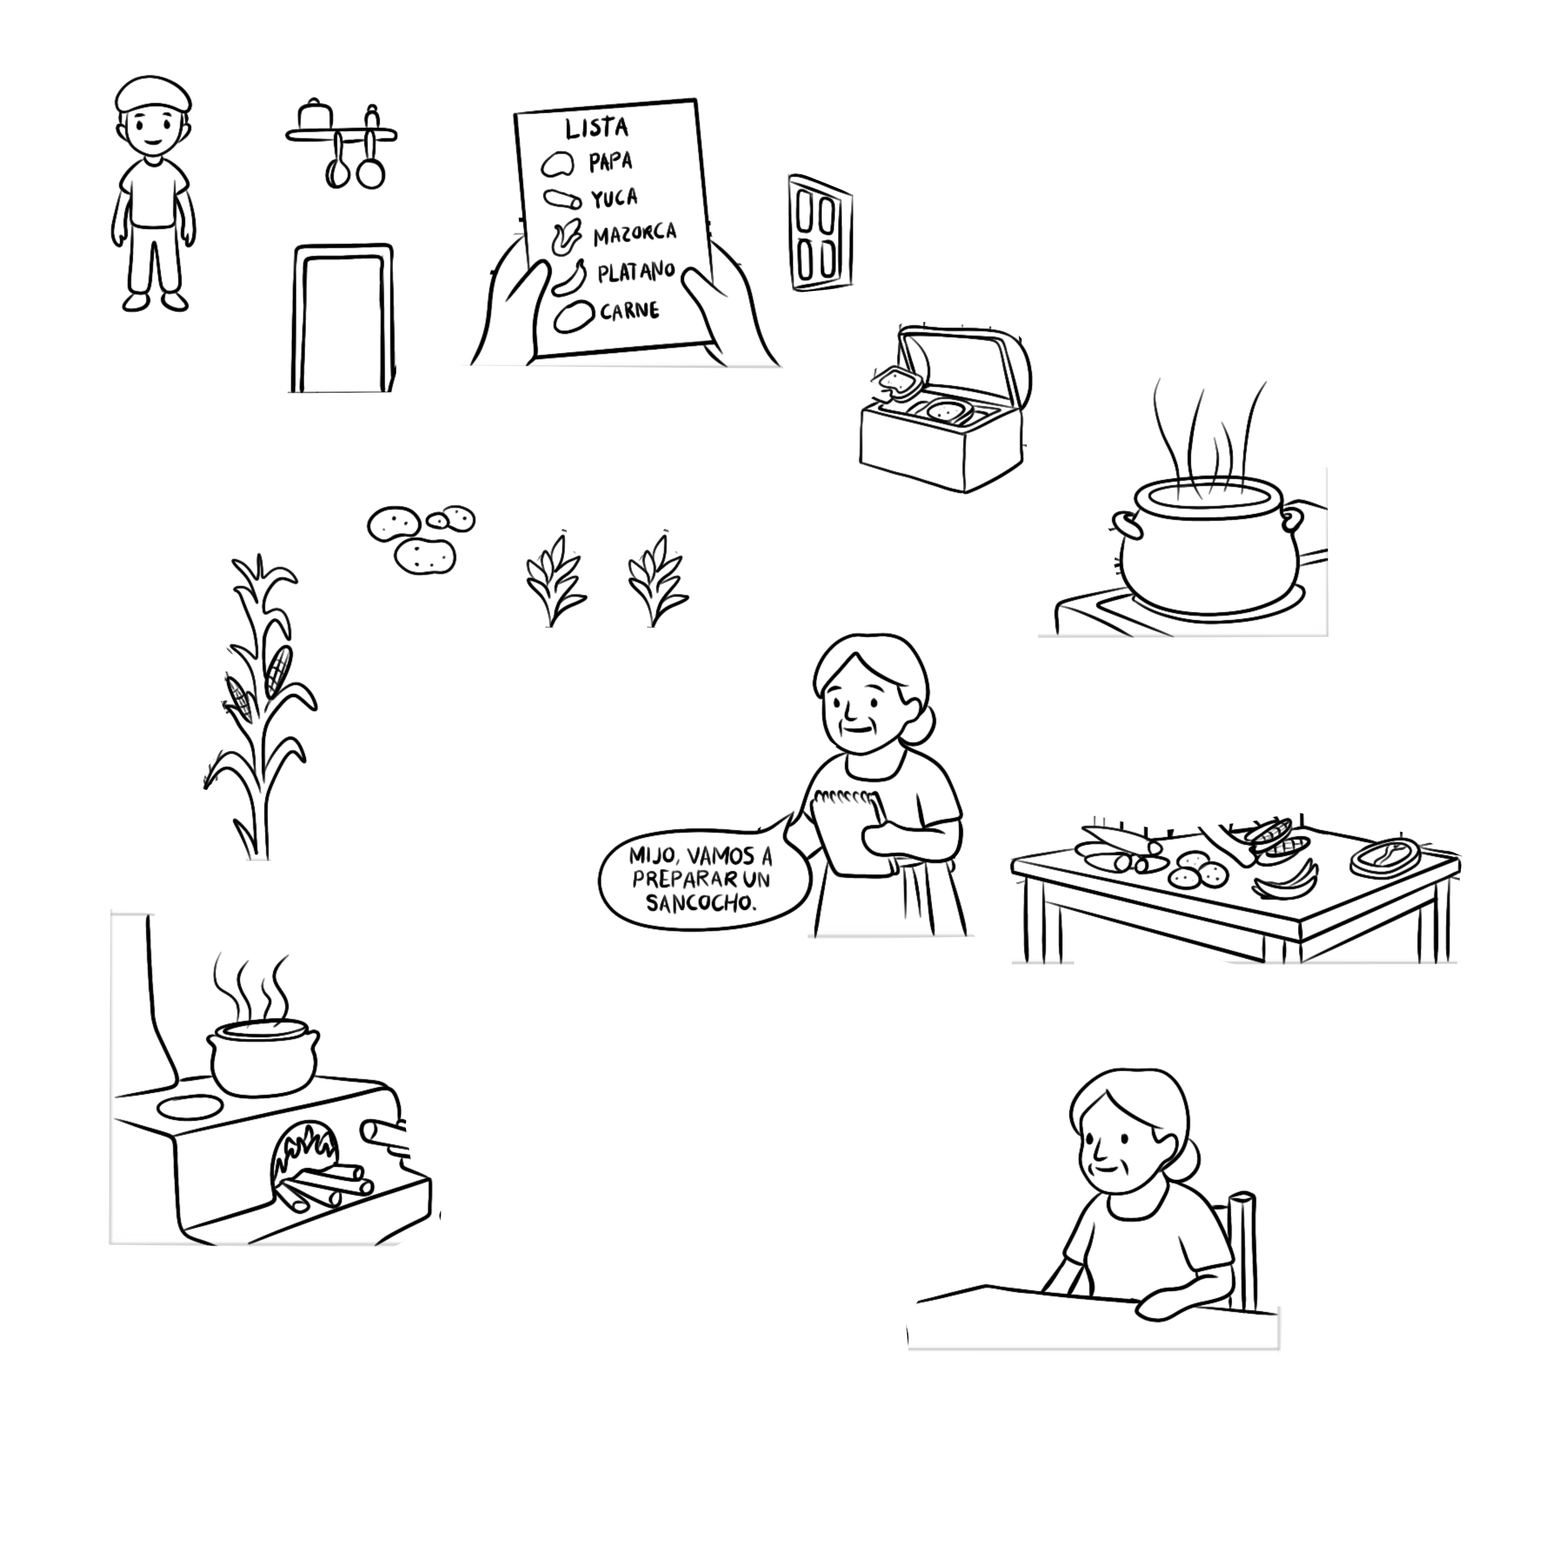
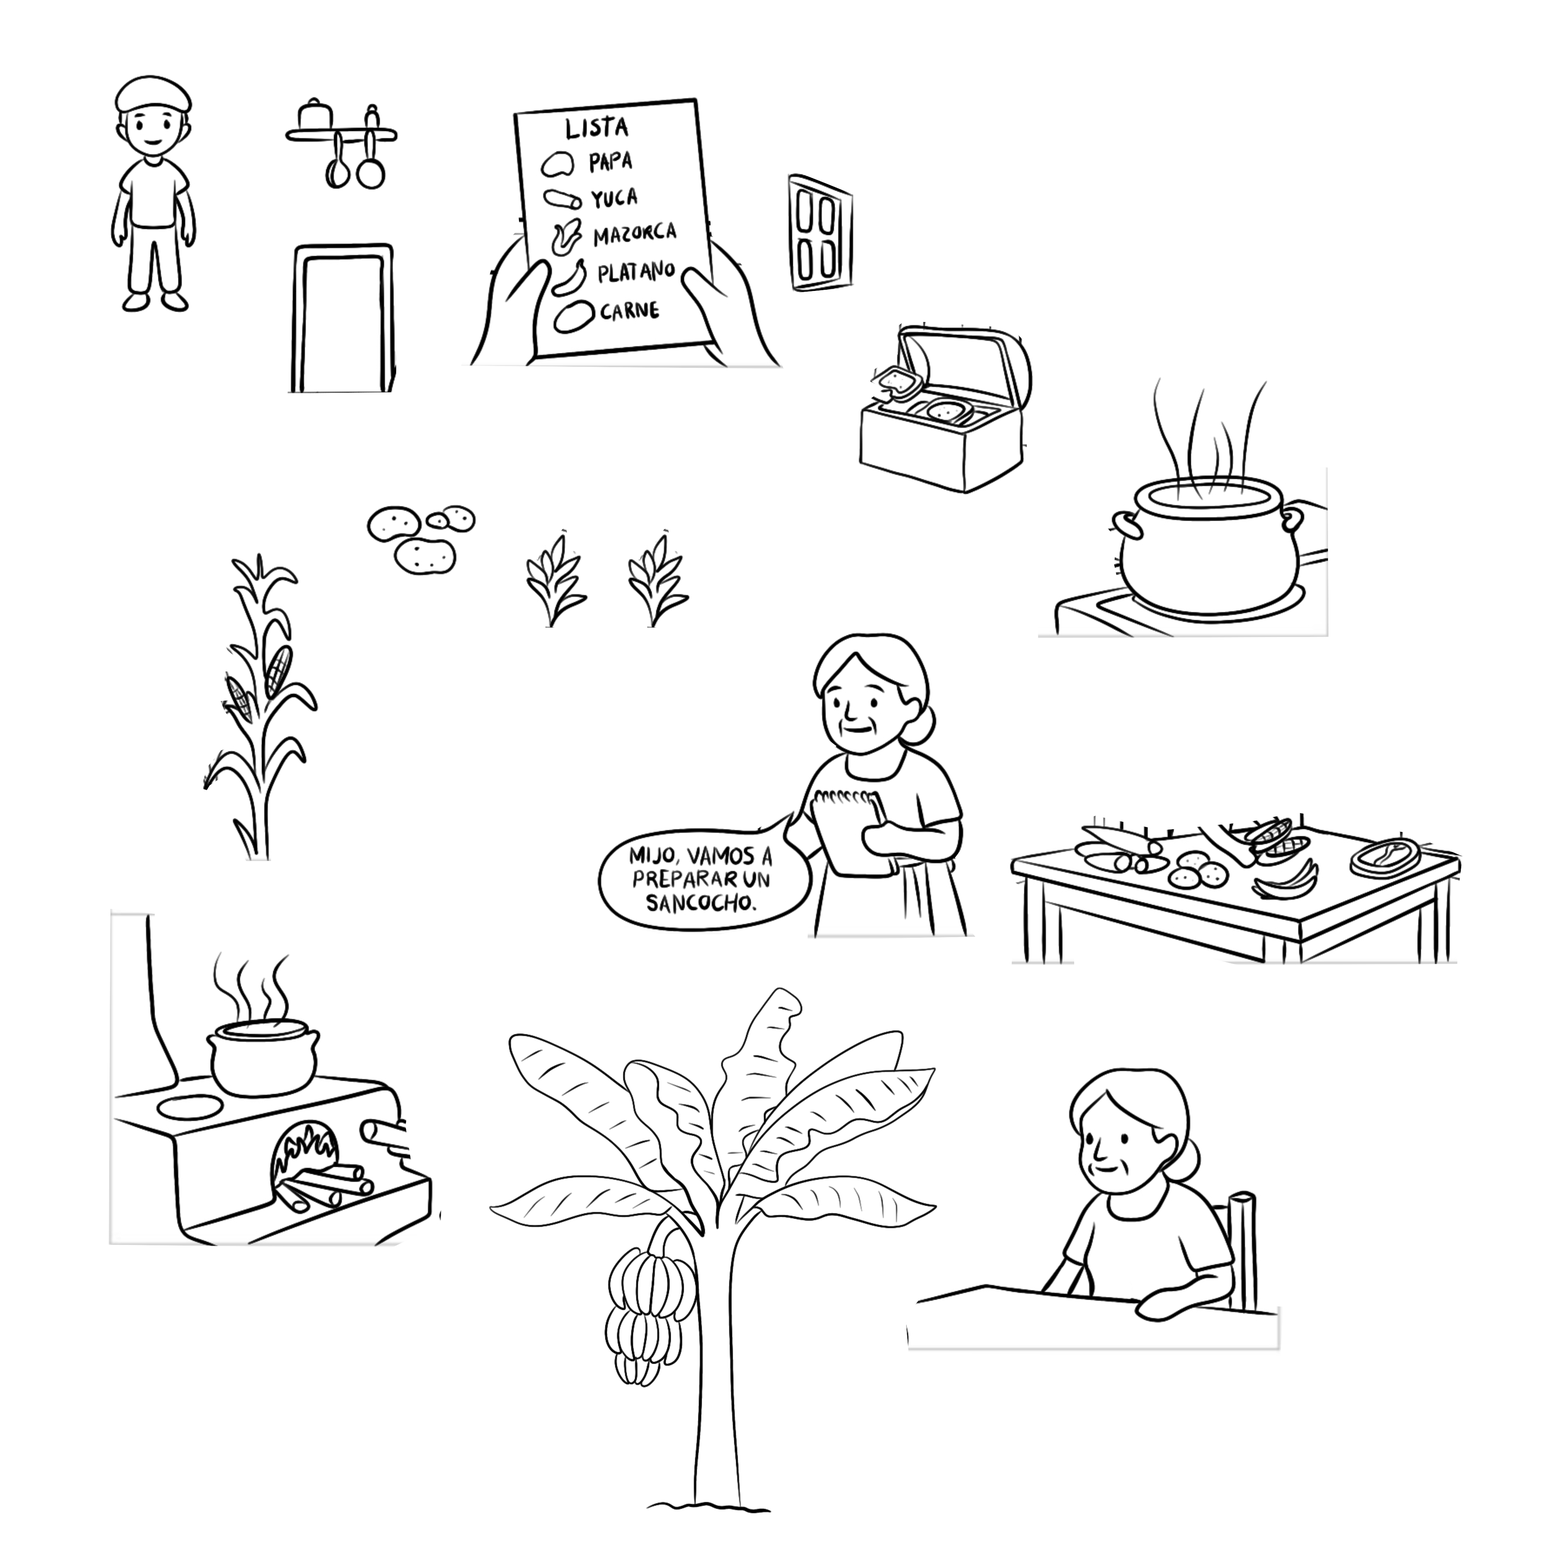
Revision of a layered w=1568, h=1568 image; what changed, layer by layer:
added layer "Capa 16" above "Capa 15" over [488, 986, 938, 1514]